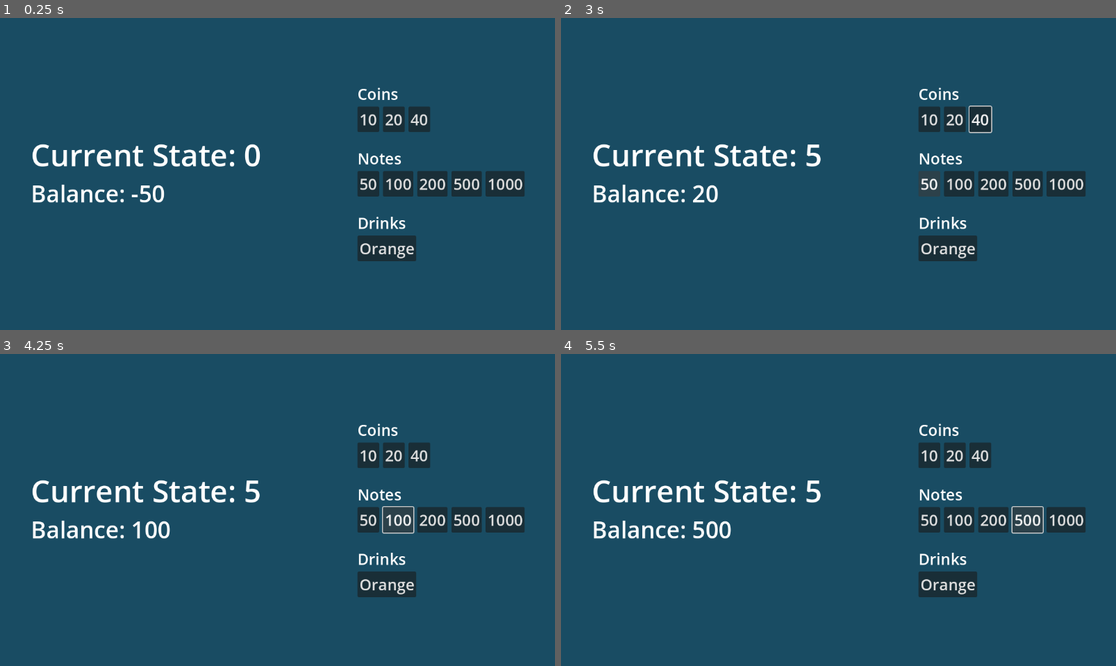
Above: before the commit, frames 1-4 (two rows, left to right).
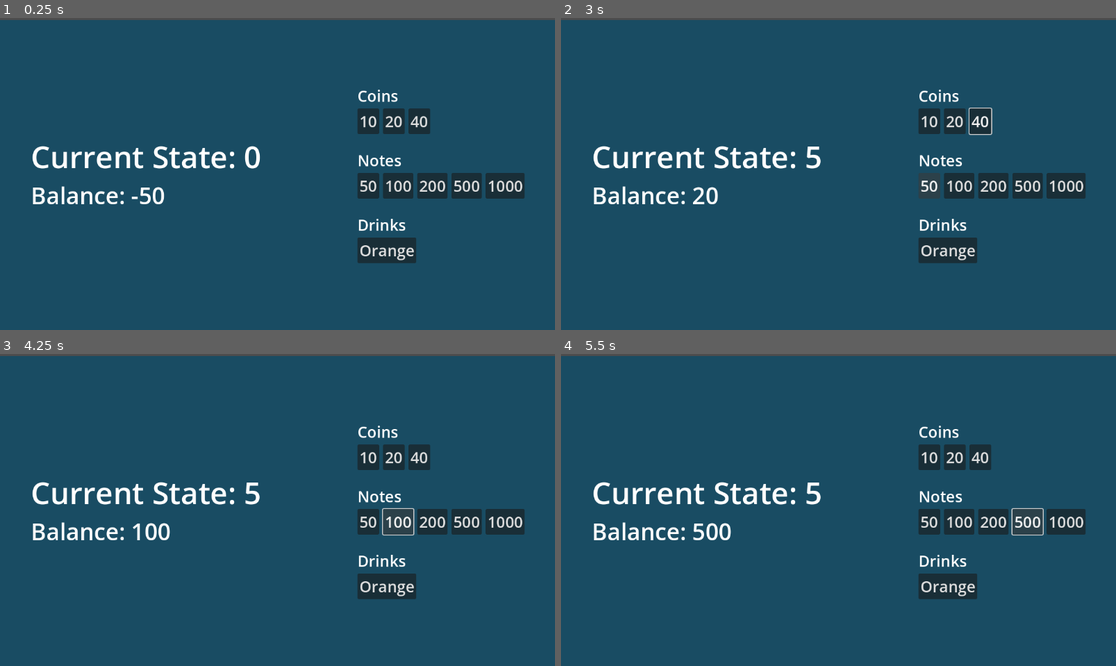
Above: after the commit, the same moments.

Repository: Mirror83/soft-drink-dispenser
Game: Godot game, scene res://scenes/main.tscn
Two runs of this game, one before a commit and one after it. Both use one fixed random seed, a clock stepped at 60 frames per second and the inputs below.
Inputs:
- Up to frame 1 (0.25 s): no input
- Up to frame 2 (3 s): click "10" at 0.5 s; click "20" at 1.25 s; click "40" at 2 s; click "50" at 2.75 s
- Up to frame 3 (4.25 s): click "100" at 3.5 s
- Up to frame 4 (5.5 s): click "200" at 4.25 s; click "500" at 5 s

The runs differ from the first frame. In frame 1, 4.1% of the frame differs, in the area x 0-100%, y 0-79%; in frame 2, 4.1%; in frame 3, 4.1%; in frame 4, 4.2%.

Commit message:
fix: centered gui elements when node enters scene tree

Diff:
--- a/simulation/scripts/main.gd
+++ b/simulation/scripts/main.gd
@@ -9,7 +9,10 @@
 
 # Called when the node enters the scene tree for the first time.
 func _ready() -> void:
+	_center_gui_elements()
+
 	_update_state_text(automaton.current_state, -SoftDrinkAutomaton.DRINK_COST)
+
 	var buttons = get_tree().get_nodes_in_group("CurrencyButtons")
 	for button: CurrencyButton in buttons:
 		button.currency_pressed.connect(_handle_currency_button_press)
@@ -61,3 +64,10 @@
 	balance_text = "Balance: %d" % balance
 
 	$Control/AutomatonStateInfo/Balance.text = balance_text
+
+func _center_gui_elements():
+	var screen_coordinates = get_viewport_rect().size
+	var control_size = $Control.size
+	$Control.position = Vector2(
+		screen_coordinates.x / 2 - position.x / 2 - control_size.x / 2,
+		screen_coordinates.y / 2 - position.y / 2 - control_size.y / 2)
